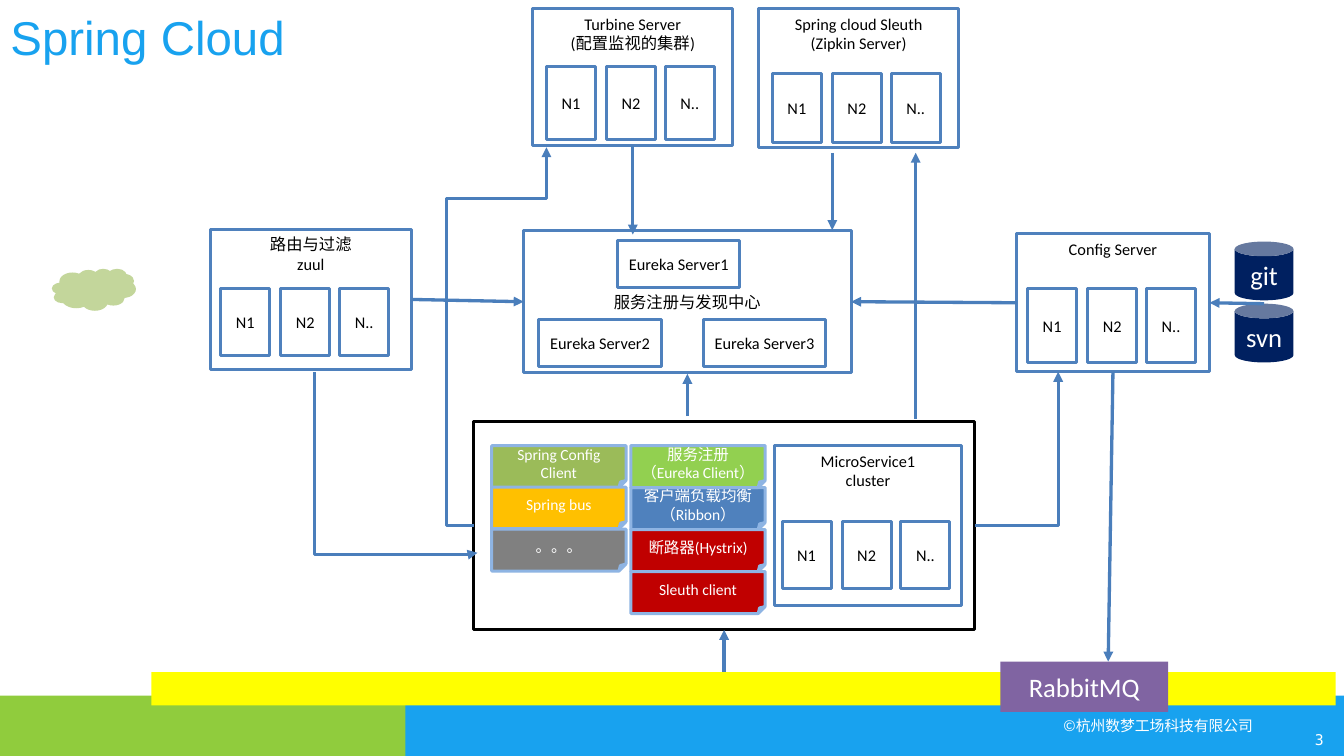
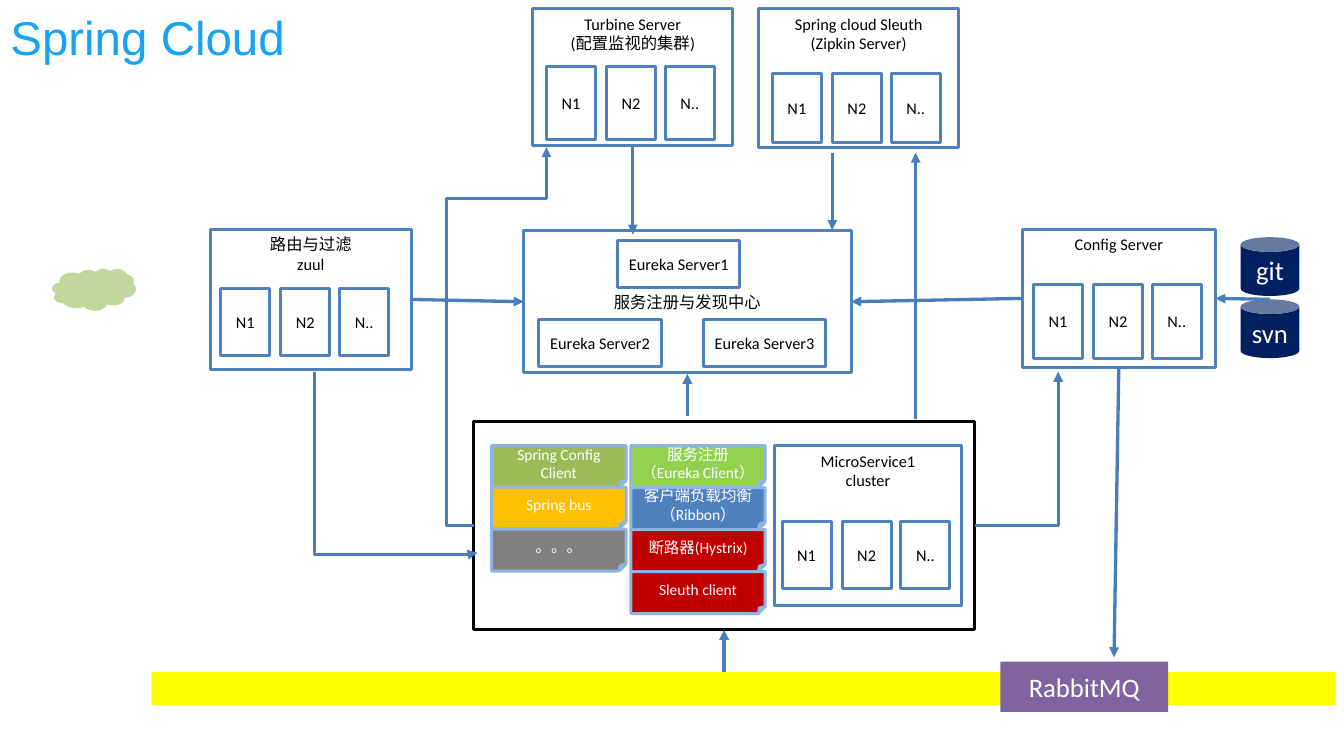
Before and after one commit to kuailewangzi1212/docs, a slide deck: slide 4 of spring cloud/spring cloud.pptx (slide 3 before the commit). Drawn at 1344x756 pixels with LibreOffice and Linux fonts; fonts in the diff are those of the drawing; background and template pictures are left out. Boxes give left, top, right and bottom in pixels: in the first picture for what was removed or moved away, otherwise in the second. Text is boxed around its words. In the diff, an @@ line names an element or a change of style, - is before the commit and + after.

```diff
--- a/spring cloud/spring cloud.pptx
+++ b/spring cloud/spring cloud.pptx
@@ arrow moved from (1017, 303) - (851, 302) to (1022, 299) - (851, 302) @@
@@ 4 rectangles, 2 cylinders, 2 arrows: place and size @@
-4 rectangles, 2 cylinders, 2 arrows at bbox=[1017, 234, 1294, 662]
+4 rectangles, 2 cylinders, 2 arrows at bbox=[1022, 229, 1299, 657]
@@ rectangle removed at bbox=[0, 695, 407, 756] @@
@@ rectangle removed at bbox=[405, 695, 1344, 756] @@
@@ text removed at bbox=[1063, 718, 1252, 732] @@
-©杭州数梦工场科技有限公司
@@ page number removed at bbox=[1315, 734, 1324, 746] @@
-3
```
Also in this commit, not shown: 23 other slides changed, 3 slides added, 1 slide removed, 5 other files.
